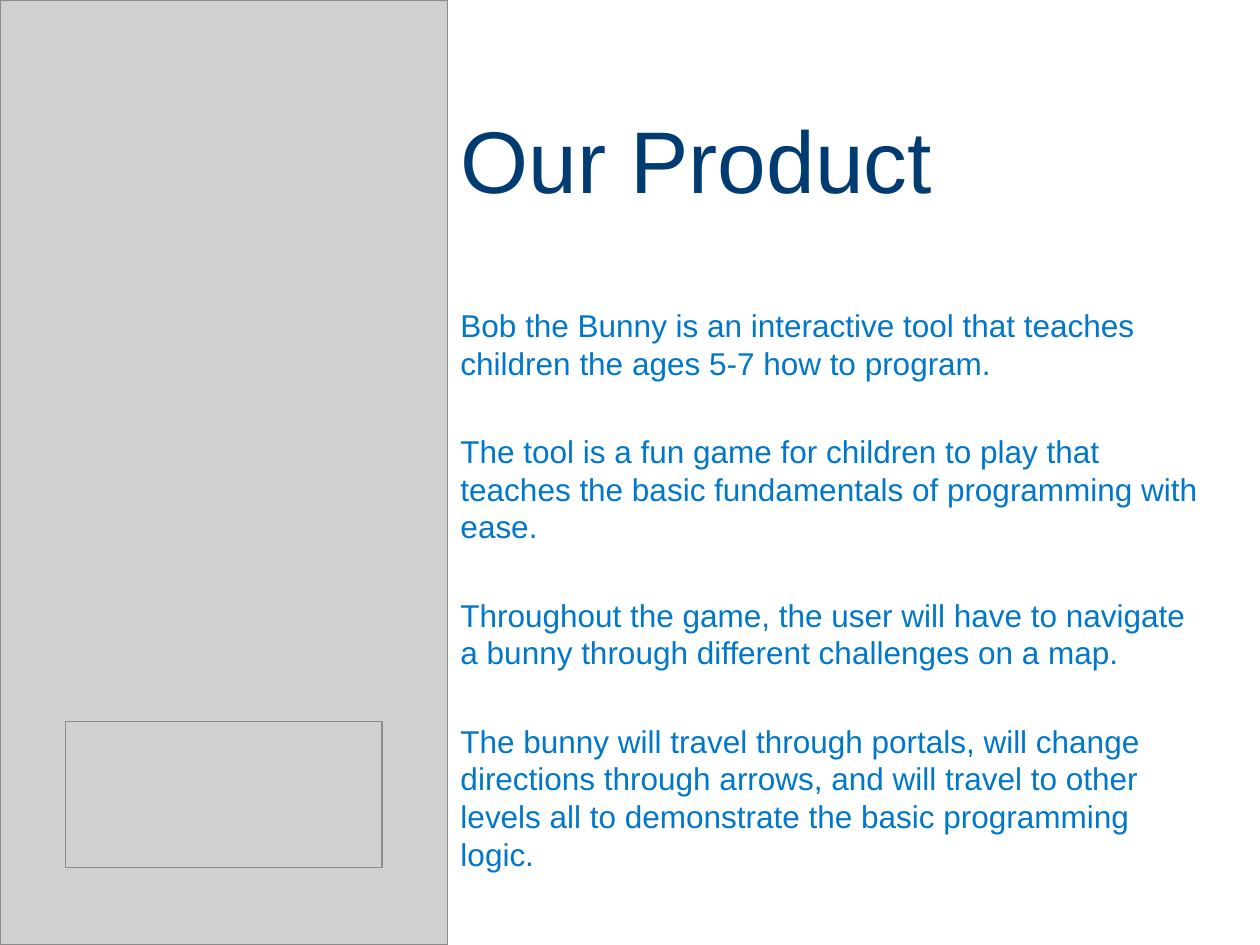
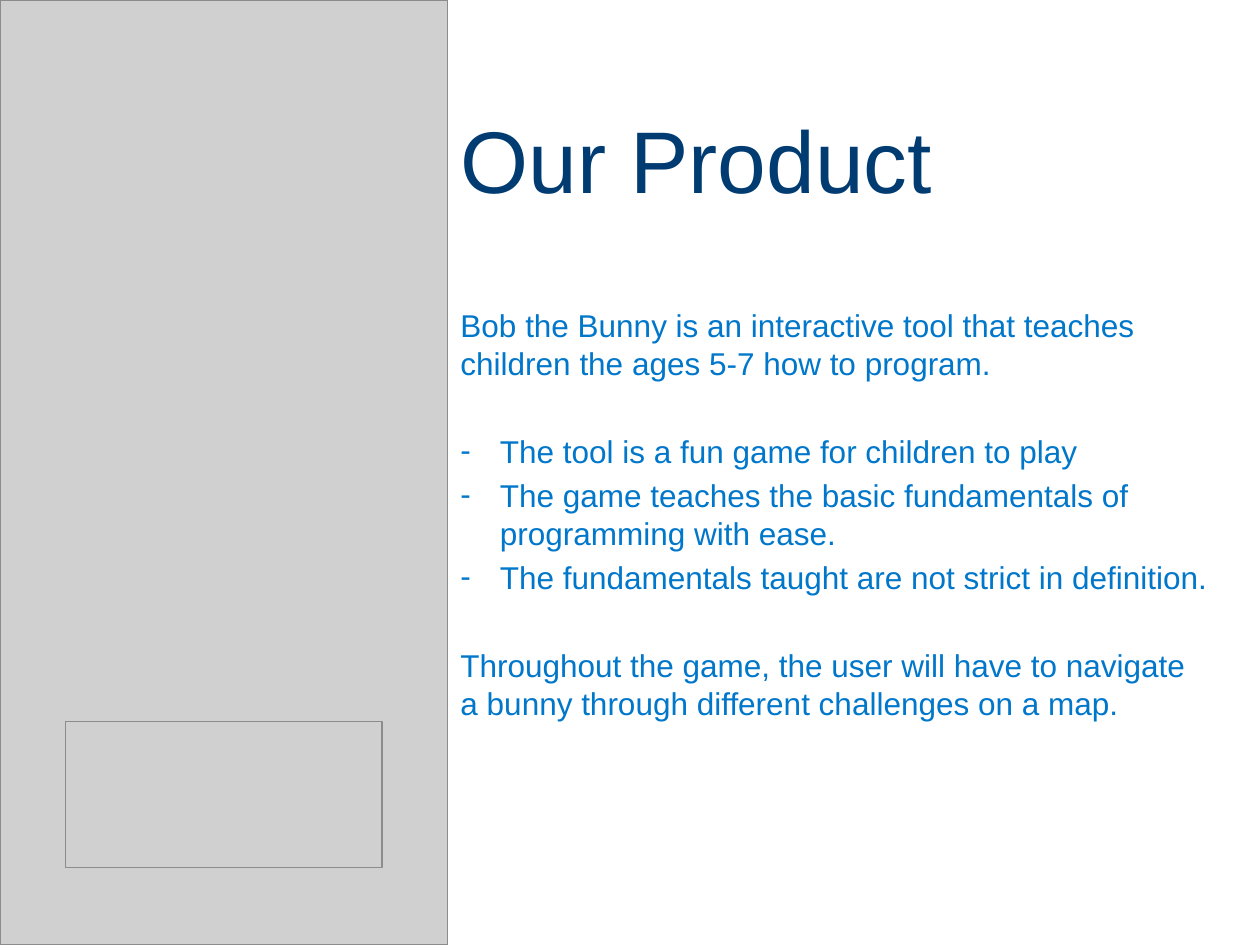
Before and after one commit to sealneaward/bob-the-bunny, a slide deck: slide 4 of Presentation/Bob The Bunny.pptx. Drawn at 1260x945 pixels with LibreOffice and Linux fonts; fonts in the diff are those of the drawing; grey boxes stand for pictures. Boxes give left, top, right and bottom in pixels: in the first picture for what was removed or moved away, otherwise in the second. Text is boxed around its words. In the diff, an @@ line names an element or a change of style, - is before the commit and + after.

```diff
--- a/Presentation/Bob The Bunny.pptx
+++ b/Presentation/Bob The Bunny.pptx
@@ subtitle at <box>500,440,1207,595</box>: text changed @@
-The tool is a fun game for children to play that teaches the basic fundamentals of programming with ease.
+– The tool is a fun game for children to play
+– The game teaches the basic fundamentals of programming with ease.
+– The fundamentals taught are not strict in definition.
@@ subtitle at <box>460,730,1139,872</box>: paragraph removed @@
-The bunny will travel through portals, will change directions through arrows, and will travel to other levels all to demonstrate the basic programming logic.
```
Also in this commit, not shown: 6 other slides changed, 2 slides added, 1 slide removed.
